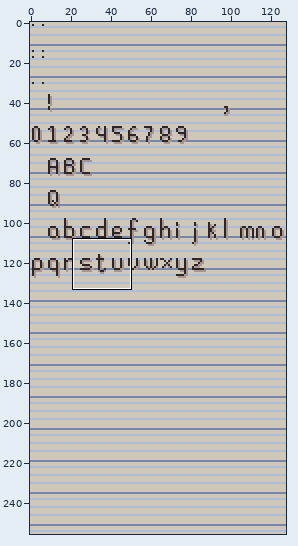
One commit to this pixel-art file: assets/fonts/bismuth.aseprite. Above: a wide view before the commit, with the close-up outlined.
Close-up. Before:
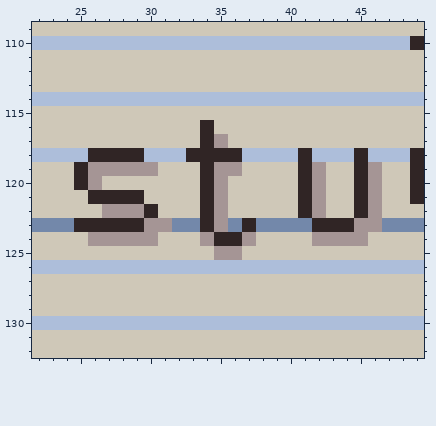
128x256 pixels, 1 frame. Shown: x 22..49, y 109..132.
The result:
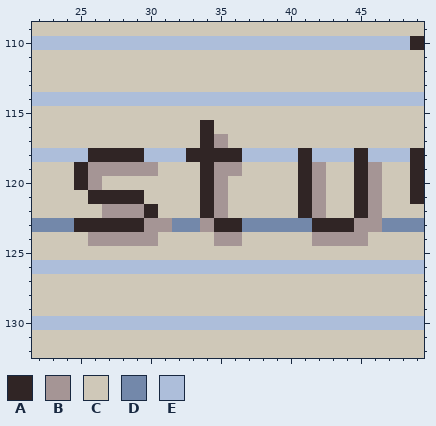
Palette (. is transparent): A #302525  B #a59595  C #cfc8b8  D #7388aa  E #adbeda
What changed:
Layer "Layer 1":
Colour A replaces colour B in row 123 at x 35.
Colour A replaces colour D in row 123 at x 36.
Colour B replaces colour A in row 123 at x 34; in row 124 at x 35 to 36.
Colour C replaces colour B in row 124 at x 34 and 37; in row 125 at x 35 to 36.
Colour D replaces colour A in row 123 at x 37.
Changed places in both close-ups, as pixel boxes (x1, y1, x2, y2):
changed: (200, 218, 256, 260)
